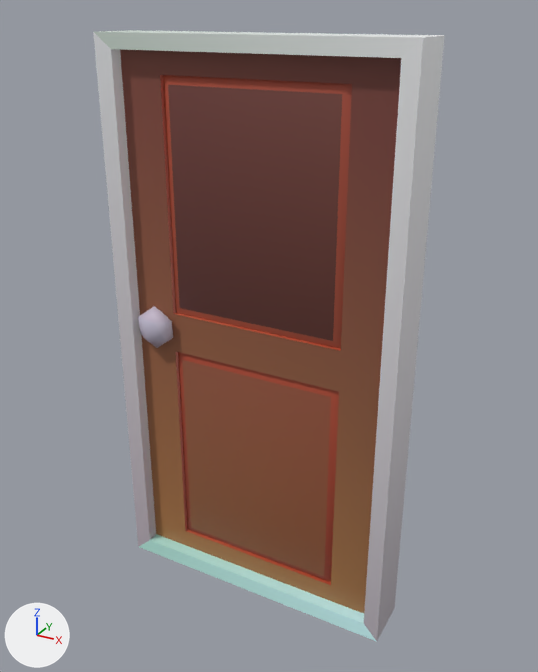
The FBX model Assets/Models/Interior/Door_v01.fbx as it was, and as the next commit left it.
The view is the same before and after, from a 50 mm lens placed at (4.88, -8.56, 9.49), pointed at (0.11, 0.12, 5.15). The lights are fixed; the arrows at lower left show +X, +Y and +Z. Where no turn or scale is listed for an object, it has been applied to the vertices.

In view in the first picture: 'Door', 'DoorFrame'.
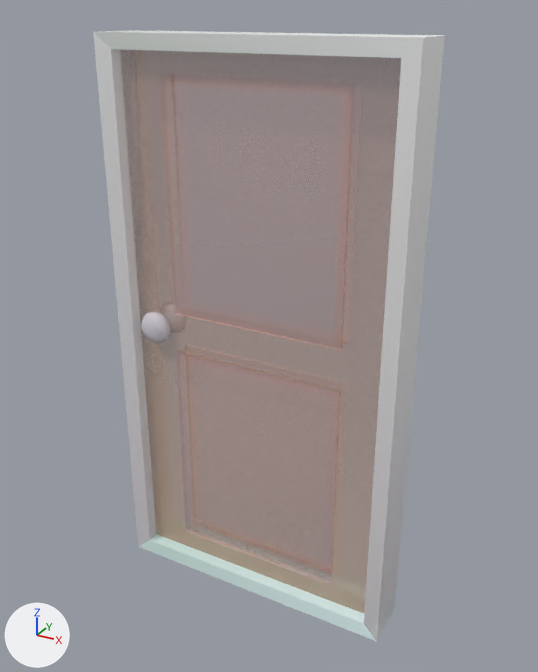
The newer file is also rescaled (x0.01) as a whole; pictures and numbers use the older file's frame.

Location of each change, (x1, y1, x2, y2) in pixels of the pictures (538 x 672 px):
'Door', surface changed (brown to grey): (120, 49, 401, 613) in both
'DoorFrame', surface changed: (95, 31, 407, 642) in both

The change, as a diff of the scene's bpy script:
```diff
--- a/Assets/Models/Interior/Door_v01.fbx.py
+++ b/Assets/Models/Interior/Door_v01.fbx.py
@@ img_colorpalettestandard_png @@
-img_colorpalettestandard_png = load_image('ColorPaletteStandard.png', '../../Textures/BuildingRoom/ColorPaletteStandard.png', 6, 6, 'sRGB')
+img_colorpalettestandard_png = load_image('ColorPaletteStandard.png', '../../Textures/BuildingRoom/ColorPaletteStandard.png', 6, 6, 'Non-Color')
@@ mat_material_002 @@
 n0 = _N.new('ShaderNodeBsdfPrincipled'); n0.name = 'Principled BSDF'
 n2.image = img_colorpalettestandard_png
+n3 = _N.new('ShaderNodeTexImage'); n3.name = 'Image Texture.001'
+n3.image = img_colorpalettestandard_png
 _L.new(n2.outputs[0], n0.inputs[0])  # 'Color' to 'Base Color'
 _L.new(n0.outputs[0], n1.inputs[0])  # 'BSDF' to 'Surface'
+_L.new(n3.outputs[0], n0.inputs[4])  # 'Color' to 'Alpha'
```
